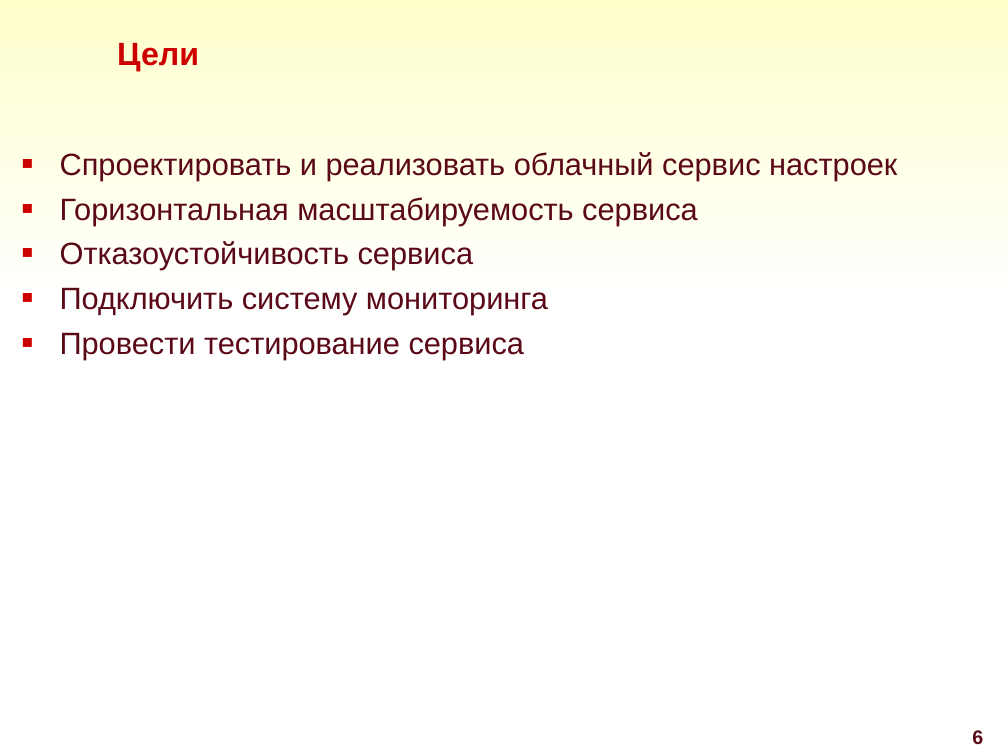
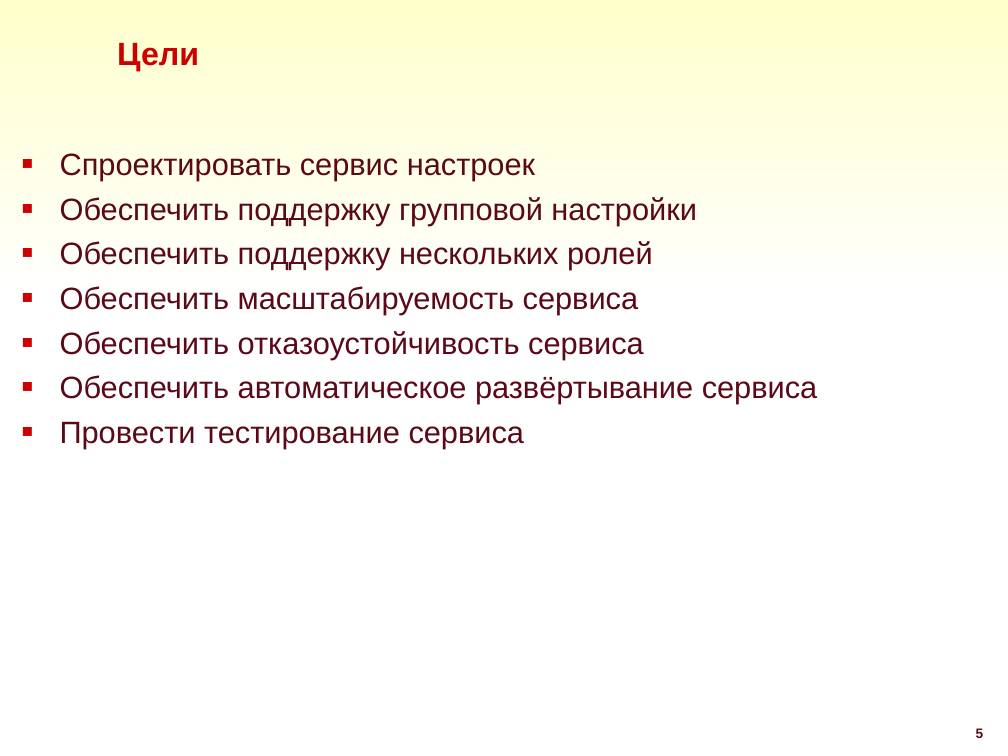
Before and after one commit to DmitryZagr/Diploma, a slide deck: slide 5 of преза/Zagrebaev.PPT (slide 6 before the commit). Drawn at 1008x756 pixels with LibreOffice and Linux fonts; fonts in the diff are those of the drawing; background and template pictures are left out. Boxes give left, top, right and bottom in pixels: in the first picture for what was removed or moved away, otherwise in the second. Text is boxed around its words. In the diff, an @@ line names an element or a change of style, - is before the commit and + after.

```diff
--- a/преза/Zagrebaev.PPT
+++ b/преза/Zagrebaev.PPT
@@ text at [60, 153, 818, 404]: text changed @@
-■ Спроектировать и реализовать облачный сервис настроек
-■ Горизонтальная масштабируемость сервиса
-■ Отказоустойчивость сервиса
-■ Подключить систему мониторинга
+■ Спроектировать сервис настроек
+■ Обеспечить поддержку групповой настройки
+■ Обеспечить поддержку нескольких ролей
+■ Обеспечить масштабируемость сервиса
+■ Обеспечить отказоустойчивость сервиса
+■ Обеспечить автоматическое развёртывание сервиса
@@ page number at [976, 728, 984, 738]: text changed; size 14 to 9.8 pt @@
-6
+5
```
Also in this commit, not shown: 9 other slides changed, 4 slides added, 5 slides removed, 3 other files.
